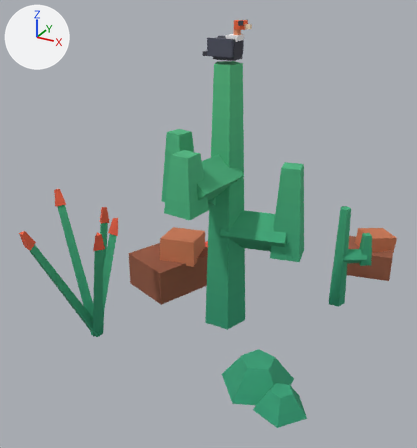
An edit to the glTF model public/assets/toycar/set-saguaro-stand.glb, drawn before and after from the same camera.
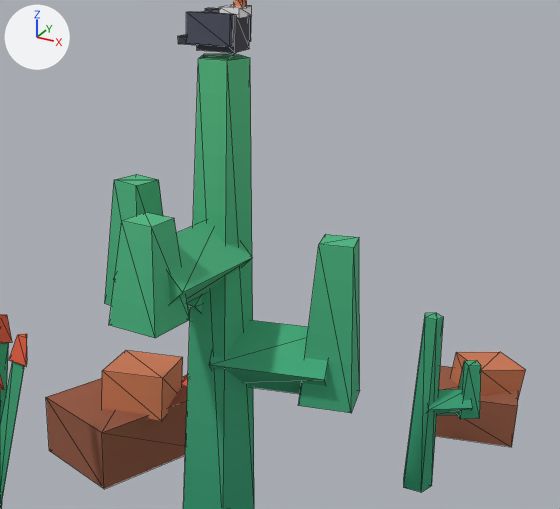
Old and new are each drawn whole from a 50 mm lens placed at (3.79, -7.45, 5.39), pointed at (-0.3, -0.02, 1.68) and again close up on the part from 25% to 100% of the width and 7% to 70% of the height. The axes (+X, +Y, +Z) are drawn at upper left. The lights are the same throughout. The last two pictures show the newer version. The close-ups show mesh edges as thin lines. Vertices at exactly the same position are counted once.

The first close-up shows 'anim_watch:r=24:d=75#v', 'stand'.
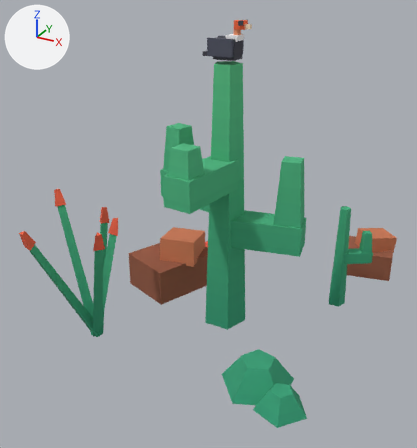
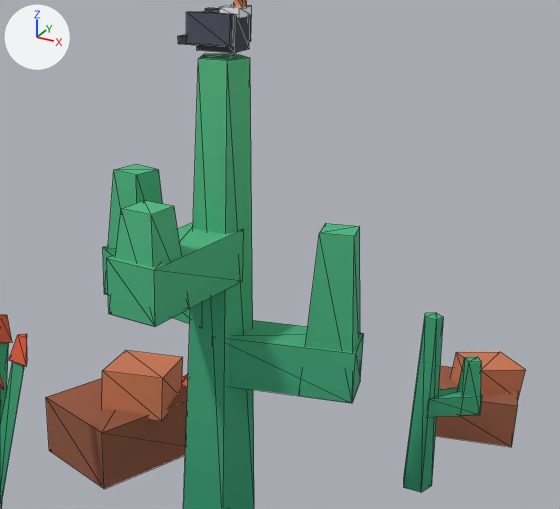
Boxes (x1, y1, x2, y2) around the edits, measured in the close-ups (560 x 509 px; the box of a moved part takes in the faces that stretch with it):
part 1 of me_stand, moved or reshaped: before (298, 234, 360, 413); after (305, 223, 360, 352)
part 2 of me_stand, moved or reshaped: before (105, 174, 163, 306); after (108, 164, 163, 250)
part 3 of me_stand, moved or reshaped: before (109, 212, 190, 338); after (115, 200, 181, 267)
part 4 of me_stand, moved or reshaped: before (457, 360, 481, 419); after (458, 357, 481, 396)
part 5 of me_stand, moved or reshaped: before (113, 220, 328, 394); after (103, 223, 364, 403)
part 6 of me_stand, moved or reshaped: before (428, 389, 473, 415); after (431, 388, 483, 417)

Diff of the bpy script that builds the scene:
```diff
--- a/public/assets/toycar/set-saguaro-stand.glb.py
+++ b/public/assets/toycar/set-saguaro-stand.glb.py
@@ me_stand @@
 me_stand.from_pydata(...)  # 211 vertices, 320 faces; spans x -2.15..2.16, y -2.39..3.37, z -0.02..4.2
 # used by ob_stand; location = (0.0, 0.0, 0.0)
-me_stand.vertices[68].co = (1.42, 1.51, 0.9)
-me_stand.vertices[69].co = (1.78, 1.76, 0.9)
-me_stand.vertices[70].co = (1.5, 1.4, 0.76)
-me_stand.vertices[71].co = (1.85, 1.64, 0.76)
-me_stand.vertices[72].co = (1.58, 1.29, 0.9)  # pixel (428, 409)
-me_stand.vertices[73].co = (1.93, 1.53, 0.9)  # pixel (472, 407)
-me_stand.vertices[74].co = (1.5, 1.4, 1.04)
-me_stand.vertices[75].co = (1.85, 1.64, 1.04)
+# me_stand part 1: the loose piece of 8 vertices spanning x 0.71..1.25, y -0.07..0.47, z 1.36..2.79 is moved by (0.0, 0.0, 0.09)
+# me_stand part 2: the loose piece of 8 vertices spanning x -1.25..-0.7, y -0.04..0.51, z 1.86..3.04 is moved by (0.0, 0.0, 0.09)
+# me_stand part 3: the loose piece of 8 vertices spanning x -0.36..0.14, y -1.24..-0.74, z 2.28..3.12 is moved by (0.0, 0.0, 0.09)
+# me_stand part 4: the loose piece of 8 vertices spanning x 1.72..1.99, y 1.51..1.78, z 0.76..1.3 is moved by (0.0, 0.0, 0.04)
+# me_stand part 5: 24 of 211 vertices moved; they spanned x -1.05..1.04, y -1.03..0.55, z 1.36..2.93 and now span x -1.25..1.25, y -1.24..0.51, z 1.45..2.83; mean shift (0.0, -0.02, 0.0); largest move (0.0, 0.0, 2.93) -> (0.09, -1.24, 2.38)
+# me_stand part 6
+me_stand.vertices[68].co = (1.55, 1.32, 0.8)  # pixel (426, 417)
+me_stand.vertices[69].co = (1.55, 1.32, 1.0)  # pixel (428, 398)
+me_stand.vertices[70].co = (1.45, 1.48, 0.8)
+me_stand.vertices[71].co = (1.45, 1.48, 1.0)
+me_stand.vertices[72].co = (1.99, 1.62, 0.8)  # pixel (480, 414)
+me_stand.vertices[73].co = (1.99, 1.62, 1.0)  # pixel (482, 396)
+me_stand.vertices[74].co = (1.88, 1.78, 0.8)
+me_stand.vertices[75].co = (1.88, 1.78, 1.0)
 me_stand.materials.append(mat_colormap)
```
